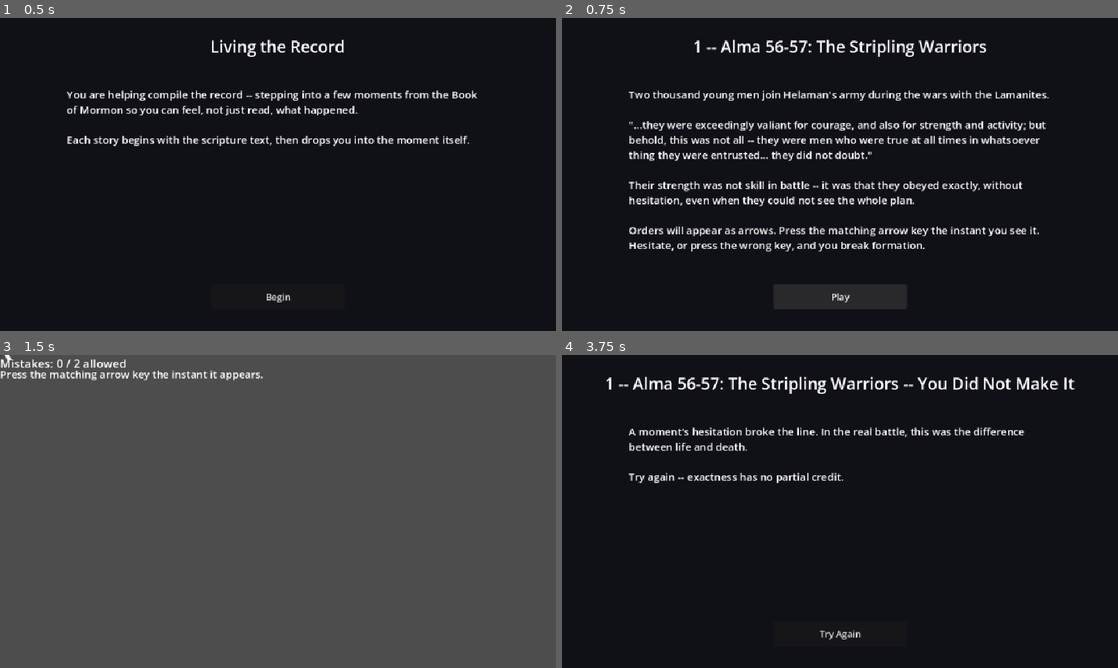
Above: before the commit, frames 1-4 (two rows, left to right).
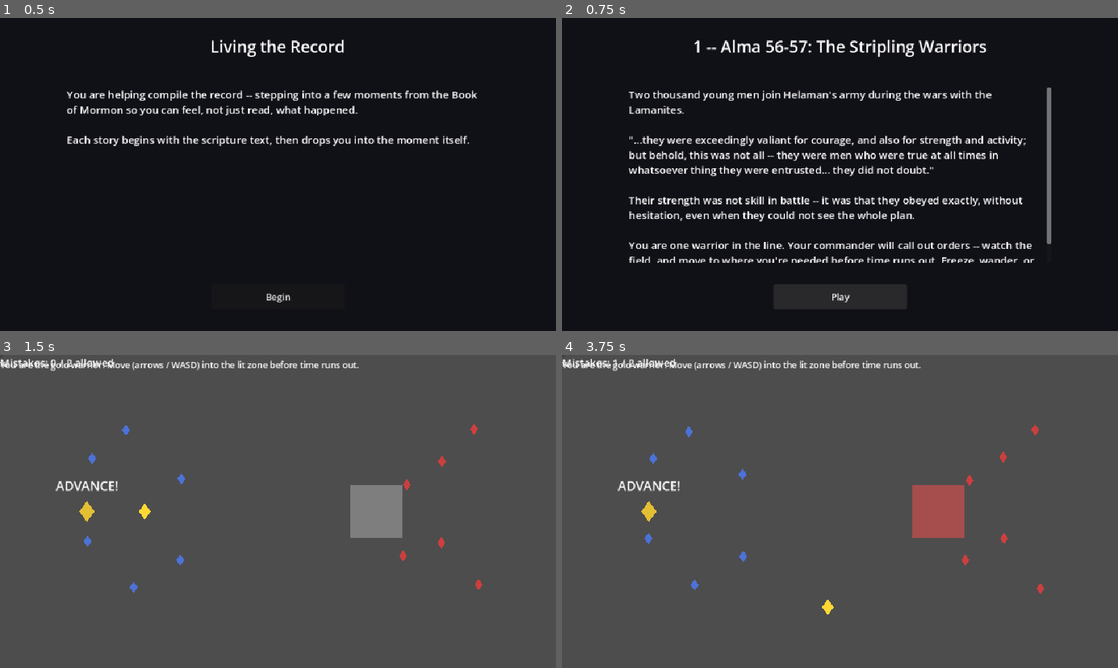
Above: after the commit, the same moments.

Repository: DrFunDip72/living-the-record
Game: Godot game, scene res://scenes/Main.tscn
Same seed, same stepped clock (60 frames per second), same inputs: the game is played once before the commit and once after it.
Inputs:
- Up to frame 1 (0.5 s): no input
- Up to frame 2 (0.75 s): click "Begin" at 0.5 s
- Up to frame 3 (1.5 s): click "Play" at 1.25 s
- Up to frame 4 (3.75 s): tap Enter at 2 s; hold Right (ui_right) 2.03-2.78 s; hold Down (ui_down) 2.78-3.53 s; hold Right (ui_right) from 3.53 s (still down)

Frame 1 is identical in both runs. In frame 2, 10% of the frame differs, in the area x 12-88%, y 22-79%; in frame 3, 3.9%; in frame 4, 99%, in the area x 0-100%, y 0-100%.

Commit message:
Rework formation mini-game into a full battlefield scene (visible allies/enemies/commander, move-to-zone mechanic); add hiding obstacles with raycast line-of-sight to flee/hide game

Diff:
--- a/scenes/MiniGameFleeHide.tscn
+++ b/scenes/MiniGameFleeHide.tscn
@@ -9,6 +9,9 @@
 
 [sub_resource type="CircleShape2D" id="CircleShape1"]
 radius = 12.0
+
+[sub_resource type="CircleShape2D" id="ObstacleCircle"]
+radius = 26.0
 
 [node name="MiniGameFleeHide" type="Node2D"]
 script = ExtResource("1")
@@ -20,11 +23,11 @@
 
 [node name="StatusLabel" type="Label" parent="."]
 anchor_right = 1.0
-offset_top = 12.0
-offset_bottom = 50.0
+offset_top = 8.0
+offset_bottom = 40.0
 horizontal_alignment = 1
-theme_override_font_sizes/font_size = 18
-text = "Reach the Waters of Mormon without being seen. Arrow keys / WASD to move."
+theme_override_font_sizes/font_size = 16
+text = "Reach the Waters of Mormon without being seen. Duck behind trees to break line of sight."
 
 [node name="SafeZone" type="Area2D" parent="."]
 position = Vector2(880, 70)
@@ -39,6 +42,84 @@
 offset_bottom = 40.0
 color = Color(0.3, 0.6, 0.9, 0.6)
 
+[node name="Obstacles" type="Node2D" parent="."]
+
+[node name="Tree1" type="StaticBody2D" parent="Obstacles"]
+position = Vector2(380, 260)
+collision_layer = 2
+collision_mask = 0
+
+[node name="Canopy" type="Polygon2D" parent="Obstacles/Tree1"]
+polygon = PackedVector2Array(28, 0, 19.8, 19.8, 0, 28, -19.8, 19.8, -28, 0, -19.8, -19.8, 0, -28, 19.8, -19.8)
+color = Color(0.15, 0.4, 0.15, 1)
+
+[node name="Trunk" type="ColorRect" parent="Obstacles/Tree1"]
+offset_left = -6.0
+offset_top = 10.0
+offset_right = 6.0
+offset_bottom = 30.0
+color = Color(0.35, 0.22, 0.12, 1)
+
+[node name="CollisionShape2D" type="CollisionShape2D" parent="Obstacles/Tree1"]
+shape = SubResource("ObstacleCircle")
+
+[node name="Tree2" type="StaticBody2D" parent="Obstacles"]
+position = Vector2(600, 320)
+collision_layer = 2
+collision_mask = 0
+
+[node name="Canopy" type="Polygon2D" parent="Obstacles/Tree2"]
+polygon = PackedVector2Array(28, 0, 19.8, 19.8, 0, 28, -19.8, 19.8, -28, 0, -19.8, -19.8, 0, -28, 19.8, -19.8)
+color = Color(0.15, 0.4, 0.15, 1)
+
+[node name="Trunk" type="ColorRect" parent="Obstacles/Tree2"]
+offset_left = -6.0
+offset_top = 10.0
+offset_right = 6.0
+offset_bottom = 30.0
+color = Color(0.35, 0.22, 0.12, 1)
+
+[node name="CollisionShape2D" type="CollisionShape2D" parent="Obstacles/Tree2"]
+shape = SubResource("ObstacleCircle")
+
+[node name="Tree3" type="StaticBody2D" parent="Obstacles"]
+position = Vector2(470, 430)
+collision_layer = 2
+collision_mask = 0
+
+[node name="Canopy" type="Polygon2D" parent="Obstacles/Tree3"]
+polygon = PackedVector2Array(28, 0, 19.8, 19.8, 0, 28, -19.8, 19.8, -28, 0, -19.8, -19.8, 0, -28, 19.8, -19.8)
+color = Color(0.15, 0.4, 0.15, 1)
+
+[node name="Trunk" type="ColorRect" parent="Obstacles/Tree3"]
+offset_left = -6.0
+offset_top = 10.0
+offset_right = 6.0
+offset_bottom = 30.0
+color = Color(0.35, 0.22, 0.12, 1)
+
+[node name="CollisionShape2D" type="CollisionShape2D" parent="Obstacles/Tree3"]
+shape = SubResource("ObstacleCircle")
+
+[node name="Tree4" type="StaticBody2D" parent="Obstacles"]
+position = Vector2(750, 200)
+collision_layer = 2
+collision_mask = 0
+
+[node name="Canopy" type="Polygon2D" parent="Obstacles/Tree4"]
+polygon = PackedVector2Array(28, 0, 19.8, 19.8, 0, 28, -19.8, 19.8, -28, 0, -19.8, -19.8, 0, -28, 19.8, -19.8)
+color = Color(0.15, 0.4, 0.15, 1)
+
+[node name="Trunk" type="ColorRect" parent="Obstacles/Tree4"]
+offset_left = -6.0
+offset_top = 10.0
+offset_right = 6.0
+offset_bottom = 30.0
+color = Color(0.35, 0.22, 0.12, 1)
+
+[node name="CollisionShape2D" type="CollisionShape2D" parent="Obstacles/Tree4"]
+shape = SubResource("ObstacleCircle")
+
 [node name="Guards" type="Node2D" parent="."]
 
 [node name="Guard1" type="Node2D" parent="Guards"]
@@ -54,6 +135,15 @@
 offset_bottom = 12.0
 color = Color(0.7, 0.15, 0.15, 1)
 
+[node name="AlertLabel" type="Label" parent="Guards/Guard1"]
+offset_left = -10.0
+offset_top = -40.0
+offset_right = 10.0
+offset_bottom = -14.0
+theme_override_font_sizes/font_size = 22
+theme_override_colors/font_color = Color(1, 0.9, 0.2, 1)
+text = "!"
+
 [node name="Vision" type="Area2D" parent="Guards/Guard1"]
 
 [node name="CollisionPolygon2D" type="CollisionPolygon2D" parent="Guards/Guard1/Vision"]
@@ -76,6 +166,15 @@
 offset_bottom = 12.0
 color = Color(0.7, 0.15, 0.15, 1)
 
+[node name="AlertLabel" type="Label" parent="Guards/Guard2"]
+offset_left = -10.0
+offset_top = -40.0
+offset_right = 10.0
+offset_bottom = -14.0
+theme_override_font_sizes/font_size = 22
+theme_override_colors/font_color = Color(1, 0.9, 0.2, 1)
+text = "!"
+
 [node name="Vision" type="Area2D" parent="Guards/Guard2"]
 
 [node name="CollisionPolygon2D" type="CollisionPolygon2D" parent="Guards/Guard2/Vision"]
@@ -87,6 +186,7 @@
 
 [node name="Player" type="CharacterBody2D" parent="."]
 position = Vector2(80, 480)
+collision_mask = 3
 script = ExtResource("3")
 
 [node name="CollisionShape2D" type="CollisionShape2D" parent="Player"]
--- a/scenes/MiniGameFormation.tscn
+++ b/scenes/MiniGameFormation.tscn
@@ -1,6 +1,11 @@
-[gd_scene load_steps=2 format=3]
+[gd_scene load_steps=5 format=3]
 
 [ext_resource type="Script" path="res://scripts/FormationGame.gd" id="1"]
+[ext_resource type="Script" path="res://scripts/BattleExtra.gd" id="2"]
+[ext_resource type="Script" path="res://scripts/Player.gd" id="3"]
+
+[sub_resource type="CircleShape2D" id="PlayerCircle"]
+radius = 14.0
 
 [node name="MiniGameFormation" type="Node2D"]
 script = ExtResource("1")
@@ -8,42 +13,164 @@
 [node name="Background" type="ColorRect" parent="."]
 anchor_right = 1.0
 anchor_bottom = 1.0
-color = Color(0.08, 0.15, 0.08, 1)
+color = Color(0.13, 0.28, 0.12, 1)
 
 [node name="HintLabel" type="Label" parent="."]
 anchor_right = 1.0
-offset_top = 20.0
-offset_bottom = 60.0
+offset_top = 6.0
+offset_bottom = 30.0
+horizontal_alignment = 1
+theme_override_font_sizes/font_size = 15
+text = "You are the gold warrior. Move (arrows / WASD) into the lit zone before time runs out."
+
+[node name="AlliesContainer" type="Node2D" parent="."]
+
+[node name="Ally1" type="Node2D" parent="AlliesContainer"]
+position = Vector2(160, 180)
+script = ExtResource("2")
+
+[node name="Shape" type="Polygon2D" parent="AlliesContainer/Ally1"]
+polygon = PackedVector2Array(0, -10, 7, 0, 0, 10, -7, 0)
+color = Color(0.3, 0.45, 0.85, 1)
+
+[node name="Ally2" type="Node2D" parent="AlliesContainer"]
+position = Vector2(220, 130)
+script = ExtResource("2")
+
+[node name="Shape" type="Polygon2D" parent="AlliesContainer/Ally2"]
+polygon = PackedVector2Array(0, -10, 7, 0, 0, 10, -7, 0)
+color = Color(0.3, 0.45, 0.85, 1)
+
+[node name="Ally3" type="Node2D" parent="AlliesContainer"]
+position = Vector2(150, 320)
+script = ExtResource("2")
+
+[node name="Shape" type="Polygon2D" parent="AlliesContainer/Ally3"]
+polygon = PackedVector2Array(0, -10, 7, 0, 0, 10, -7, 0)
+color = Color(0.3, 0.45, 0.85, 1)
+
+[node name="Ally4" type="Node2D" parent="AlliesContainer"]
+position = Vector2(230, 400)
+script = ExtResource("2")
+
+[node name="Shape" type="Polygon2D" parent="AlliesContainer/Ally4"]
+polygon = PackedVector2Array(0, -10, 7, 0, 0, 10, -7, 0)
+color = Color(0.3, 0.45, 0.85, 1)
+
+[node name="Ally5" type="Node2D" parent="AlliesContainer"]
+position = Vector2(310, 210)
+script = ExtResource("2")
+
+[node name="Shape" type="Polygon2D" parent="AlliesContainer/Ally5"]
+polygon = PackedVector2Array(0, -10, 7, 0, 0, 10, -7, 0)
+color = Color(0.3, 0.45, 0.85, 1)
+
+[node name="Ally6" type="Node2D" parent="AlliesContainer"]
+position = Vector2(310, 350)
+script = ExtResource("2")
+
+[node name="Shape" type="Polygon2D" parent="AlliesContainer/Ally6"]
+polygon = PackedVector2Array(0, -10, 7, 0, 0, 10, -7, 0)
+color = Color(0.3, 0.45, 0.85, 1)
+
+[node name="EnemiesContainer" type="Node2D" parent="."]
+
+[node name="Enemy1" type="Node2D" parent="EnemiesContainer"]
+position = Vector2(760, 180)
+script = ExtResource("2")
+
+[node name="Shape" type="Polygon2D" parent="EnemiesContainer/Enemy1"]
+polygon = PackedVector2Array(0, -10, 7, 0, 0, 10, -7, 0)
+color = Color(0.8, 0.25, 0.25, 1)
+
+[node name="Enemy2" type="Node2D" parent="EnemiesContainer"]
+position = Vector2(820, 130)
+script = ExtResource("2")
+
+[node name="Shape" type="Polygon2D" parent="EnemiesContainer/Enemy2"]
+polygon = PackedVector2Array(0, -10, 7, 0, 0, 10, -7, 0)
+color = Color(0.8, 0.25, 0.25, 1)
+
+[node name="Enemy3" type="Node2D" parent="EnemiesContainer"]
+position = Vector2(760, 320)
+script = ExtResource("2")
+
+[node name="Shape" type="Polygon2D" parent="EnemiesContainer/Enemy3"]
+polygon = PackedVector2Array(0, -10, 7, 0, 0, 10, -7, 0)
+color = Color(0.8, 0.25, 0.25, 1)
+
+[node name="Enemy4" type="Node2D" parent="EnemiesContainer"]
+position = Vector2(830, 400)
+script = ExtResource("2")
+
+[node name="Shape" type="Polygon2D" parent="EnemiesContainer/Enemy4"]
+polygon = PackedVector2Array(0, -10, 7, 0, 0, 10, -7, 0)
+color = Color(0.8, 0.25, 0.25, 1)
+
+[node name="Enemy5" type="Node2D" parent="EnemiesContainer"]
+position = Vector2(700, 220)
+script = ExtResource("2")
+
+[node name="Shape" type="Polygon2D" parent="EnemiesContainer/Enemy5"]
+polygon = PackedVector2Array(0, -10, 7, 0, 0, 10, -7, 0)
+color = Color(0.8, 0.25, 0.25, 1)
+
+[node name="Enemy6" type="Node2D" parent="EnemiesContainer"]
+position = Vector2(700, 350)
+script = ExtResource("2")
+
+[node name="Shape" type="Polygon2D" parent="EnemiesContainer/Enemy6"]
+polygon = PackedVector2Array(0, -10, 7, 0, 0, 10, -7, 0)
+color = Color(0.8, 0.25, 0.25, 1)
+
+[node name="Commander" type="Node2D" parent="."]
+position = Vector2(150, 270)
+
+[node name="Shape" type="Polygon2D" parent="Commander"]
+polygon = PackedVector2Array(0, -18, 13, 0, 0, 18, -13, 0)
+color = Color(0.9, 0.75, 0.2, 1)
+
+[node name="OrderBubble" type="Label" parent="Commander"]
+offset_left = -110.0
+offset_top = -60.0
+offset_right = 110.0
+offset_bottom = -22.0
+horizontal_alignment = 1
+theme_override_font_sizes/font_size = 22
+text = "HOLD THE LINE!"
+
+[node name="Zone" type="ColorRect" parent="."]
+position = Vector2(475, 225)
+size = Vector2(90, 90)
+color = Color(1, 1, 1, 0.28)
+
+[node name="Player" type="CharacterBody2D" parent="."]
+position = Vector2(250, 270)
+script = ExtResource("3")
+
+[node name="CollisionShape2D" type="CollisionShape2D" parent="Player"]
+shape = SubResource("PlayerCircle")
+
+[node name="Shape" type="Polygon2D" parent="Player"]
+polygon = PackedVector2Array(0, -14, 10, 0, 0, 14, -10, 0)
+color = Color(1.0, 0.85, 0.2, 1)
+
+[node name="StatusLabel" type="Label" parent="."]
+anchor_top = 0.9
+anchor_right = 1.0
+anchor_bottom = 0.98
 horizontal_alignment = 1
 theme_override_font_sizes/font_size = 18
-text = "Press the matching arrow key the instant it appears."
-
-[node name="CommandLabel" type="Label" parent="."]
-anchor_left = 0.5
-anchor_top = 0.5
-anchor_right = 0.5
-anchor_bottom = 0.5
-offset_left = -60.0
-offset_top = -60.0
-offset_right = 60.0
-offset_bottom = 60.0
-horizontal_alignment = 1
-vertical_alignment = 1
-theme_override_font_sizes/font_size = 80
-text = "^"
-
-[node name="StatusLabel" type="Label" parent="."]
-anchor_top = 0.85
-anchor_right = 1.0
-anchor_bottom = 0.93
-horizontal_alignment = 1
-theme_override_font_sizes/font_size = 20
 text = "Mistakes: 0 / 2 allowed"
 
 [node name="TimerBar" type="ProgressBar" parent="."]
 anchor_left = 0.35
-anchor_top = 0.75
+anchor_top = 0.82
 anchor_right = 0.65
-anchor_bottom = 0.8
+anchor_bottom = 0.87
 step = 0.01
 show_percentage = false
+
+[node name="SparkTimer" type="Timer" parent="."]
+wait_time = 0.25
+autostart = true
--- /dev/null
+++ b/scripts/BattleExtra.gd
@@ -0,0 +1,17 @@
+extends Node2D
+
+@export var jitter_amount: float = 4.0
+@export var jitter_speed: float = 3.0
+
+var base_position: Vector2
+var time_offset: float
+
+
+func _ready() -> void:
+	base_position = position
+	time_offset = randf() * TAU
+
+
+func _process(_delta: float) -> void:
+	var t := Time.get_ticks_msec() / 1000.0 * jitter_speed + time_offset
+	position = base_position + Vector2(sin(t) * jitter_amount, cos(t * 1.3) * jitter_amount)
--- a/scripts/FleeHideGame.gd
+++ b/scripts/FleeHideGame.gd
@@ -17,11 +17,19 @@
 
 func _on_safe_zone_entered(body: Node) -> void:
 	if not finished and body.is_in_group("player"):
-		finished = true
-		game_finished.emit(true)
+		_finish(true)
 
 
 func _on_spotted() -> void:
 	if not finished:
-		finished = true
-		game_finished.emit(false)
+		_finish(false)
+
+
+func _finish(won: bool) -> void:
+	finished = true
+	var flash := ColorRect.new()
+	flash.color = Color(0.3, 1, 0.3, 0.4) if won else Color(1, 0.2, 0.2, 0.4)
+	flash.anchor_right = 1.0
+	flash.anchor_bottom = 1.0
+	add_child(flash)
+	get_tree().create_timer(0.35).timeout.connect(func(): game_finished.emit(won))
--- a/scripts/FormationGame.gd
+++ b/scripts/FormationGame.gd
@@ -2,31 +2,39 @@
 
 signal game_finished(won: bool)
 
-const DIRECTIONS := ["up", "down", "left", "right"]
-const ARROWS := {"up": "^", "down": "v", "left": "<", "right": ">"}
-const ACTIONS := {"up": "ui_up", "down": "ui_down", "left": "ui_left", "right": "ui_right"}
+const COMMANDS := [
+	{"name": "HOLD THE LINE!", "pos": Vector2(520, 270), "size": Vector2(90, 90)},
+	{"name": "ADVANCE!", "pos": Vector2(650, 270), "size": Vector2(90, 90)},
+	{"name": "FALL BACK!", "pos": Vector2(190, 270), "size": Vector2(100, 100)},
+	{"name": "FLANK LEFT!", "pos": Vector2(460, 110), "size": Vector2(100, 100)},
+	{"name": "FLANK RIGHT!", "pos": Vector2(460, 440), "size": Vector2(100, 100)},
+]
 
-const TOTAL_COMMANDS := 8
+const TOTAL_COMMANDS := 7
 const MAX_MISTAKES := 2
-const TIME_WINDOW := 1.3
+const TIME_WINDOW := 2.2
 
 var sequence: Array = []
 var current_step: int = 0
 var mistakes: int = 0
 var time_left: float = 0.0
-var awaiting_input: bool = false
+var awaiting: bool = false
 var finished: bool = false
 
-@onready var command_label: Label = $CommandLabel
+@onready var player: CharacterBody2D = $Player
+@onready var order_label: Label = $Commander/OrderBubble
 @onready var status_label: Label = $StatusLabel
 @onready var timer_bar: ProgressBar = $TimerBar
+@onready var zone: ColorRect = $Zone
+@onready var spark_timer: Timer = $SparkTimer
 
 
 func _ready() -> void:
 	randomize()
 	for i in range(TOTAL_COMMANDS):
-		sequence.append(DIRECTIONS[randi() % DIRECTIONS.size()])
+		sequence.append(COMMANDS[randi() % COMMANDS.size()])
 	status_label.text = "Mistakes: 0 / %d allowed" % MAX_MISTAKES
+	spark_timer.timeout.connect(_spawn_spark)
 	_next_command()
 
 
@@ -34,42 +42,60 @@
 	if current_step >= sequence.size():
 		_finish(true)
 		return
-	var dir: String = sequence[current_step]
-	command_label.text = ARROWS[dir]
+	var cmd: Dictionary = sequence[current_step]
+	order_label.text = cmd["name"]
+	zone.position = cmd["pos"] - cmd["size"] / 2.0
+	zone.size = cmd["size"]
+	zone.color = Color(1, 1, 1, 0.28)
 	time_left = TIME_WINDOW
 	timer_bar.max_value = TIME_WINDOW
 	timer_bar.value = TIME_WINDOW
-	awaiting_input = true
+	awaiting = true
 
 
 func _physics_process(delta: float) -> void:
-	if finished or not awaiting_input:
+	if finished or not awaiting:
 		return
 	time_left -= delta
 	timer_bar.value = max(time_left, 0.0)
 
-	var dir: String = sequence[current_step]
-	var pressed_correct := Input.is_action_just_pressed(ACTIONS[dir])
-	var pressed_wrong := false
-	for key in ACTIONS.keys():
-		if key != dir and Input.is_action_just_pressed(ACTIONS[key]):
-			pressed_wrong = true
+	var cmd: Dictionary = sequence[current_step]
+	var rect := Rect2(cmd["pos"] - cmd["size"] / 2.0, cmd["size"])
+	var in_zone := rect.has_point(player.position)
 
-	if pressed_correct:
-		awaiting_input = false
+	if in_zone:
+		zone.color = Color(0.3, 1.0, 0.3, 0.5)
+		awaiting = false
 		current_step += 1
-		_next_command()
-	elif pressed_wrong or time_left <= 0.0:
-		awaiting_input = false
+		get_tree().create_timer(0.2).timeout.connect(_next_command)
+	elif time_left <= 0.0:
+		zone.color = Color(1.0, 0.3, 0.3, 0.5)
+		awaiting = false
 		mistakes += 1
 		status_label.text = "Mistakes: %d / %d allowed" % [mistakes, MAX_MISTAKES]
 		if mistakes > MAX_MISTAKES:
-			_finish(false)
+			get_tree().create_timer(0.35).timeout.connect(func(): _finish(false))
 		else:
 			current_step += 1
-			_next_command()
+			get_tree().create_timer(0.35).timeout.connect(_next_command)
+
+
+func _spawn_spark() -> void:
+	if finished:
+		return
+	var spark := ColorRect.new()
+	spark.size = Vector2(10, 10)
+	spark.color = Color(1, 1, 0.6, 0.9)
+	spark.position = Vector2(randf_range(500, 620), randf_range(120, 420))
+	add_child(spark)
+	get_tree().create_timer(0.15).timeout.connect(spark.queue_free)
 
 
 func _finish(won: bool) -> void:
 	finished = true
-	game_finished.emit(won)
+	var flash := ColorRect.new()
+	flash.color = Color(0.3, 1, 0.3, 0.4) if won else Color(1, 0.2, 0.2, 0.4)
+	flash.anchor_right = 1.0
+	flash.anchor_bottom = 1.0
+	add_child(flash)
+	get_tree().create_timer(0.35).timeout.connect(func(): game_finished.emit(won))
--- a/scripts/Guard.gd
+++ b/scripts/Guard.gd
@@ -6,13 +6,18 @@
 @export var left_x: float = 200.0
 @export var right_x: float = 700.0
 
+const ALERT_TIME := 0.35
+const OBSTACLE_MASK := 2
+
 var direction: int = 1
+var alert_timer: float = 0.0
 
 @onready var vision: Area2D = $Vision
+@onready var alert_label: Label = $AlertLabel
 
 
 func _ready() -> void:
-	vision.body_entered.connect(_on_vision_body_entered)
+	alert_label.visible = false
 
 
 func _process(delta: float) -> void:
@@ -24,6 +29,15 @@
 		position.x = left_x
 		_set_direction(1)
 
+	if _can_see_player():
+		alert_timer += delta
+		alert_label.visible = true
+		if alert_timer >= ALERT_TIME:
+			spotted_player.emit()
+	else:
+		alert_timer = 0.0
+		alert_label.visible = false
+
 
 func _set_direction(new_dir: int) -> void:
 	if new_dir != direction:
@@ -31,6 +45,12 @@
 		scale.x = -1.0 if direction < 0 else 1.0
 
 
-func _on_vision_body_entered(body: Node) -> void:
-	if body.is_in_group("player"):
-		spotted_player.emit()
+func _can_see_player() -> bool:
+	for body in vision.get_overlapping_bodies():
+		if body.is_in_group("player"):
+			var space_state := get_world_2d().direct_space_state
+			var query := PhysicsRayQueryParameters2D.create(vision.global_position, body.global_position, OBSTACLE_MASK)
+			var result := space_state.intersect_ray(query)
+			if result.is_empty():
+				return true
+	return false
--- a/scripts/Main.gd
+++ b/scripts/Main.gd
@@ -18,7 +18,7 @@
 	beats = [
 		{
 			"title": "1 -- Alma 56-57: The Stripling Warriors",
-			"before": "Two thousand young men join Helaman's army dur …(364 unchanged characters)… n they could not see the whole plan.\n\nOrders will appear as arrows. Press the matching arrow key the instant you see it. Hesitate, or press the wrong key, and you break formation.",
+			"before": "Two thousand young men join Helaman's army dur …(364 unchanged characters)… n they could not see the whole plan.\n\nYou are one warrior in the line. Your commander will call out orders -- watch the field, and move to where you're needed before time runs out. Freeze, wander, or arrive late, and the formation breaks.",
 			"scene": load("res://scenes/MiniGameFormation.tscn"),
 			"after": "The stripling warriors survived because they trusted their leaders completely and obeyed exactly -- even without seeing the whole battlefield.\n\nWhere in your own life do you follow counsel exactly, even when you don't see the full picture? Where do you \"almost\" obey?",
 			"lose_text": "A moment's hesitation broke the line. In the real battle, this was the difference between life and death.\n\nTry again -- exactness has no partial credit."
Not shown: 1 places in scenes/MiniGameFleeHide.tscn that only renumber resources
Not shown, added: scripts/BattleExtra.gd.uid
Not shown, changed: docs/index.html
Not shown, changed: docs/index.pck
